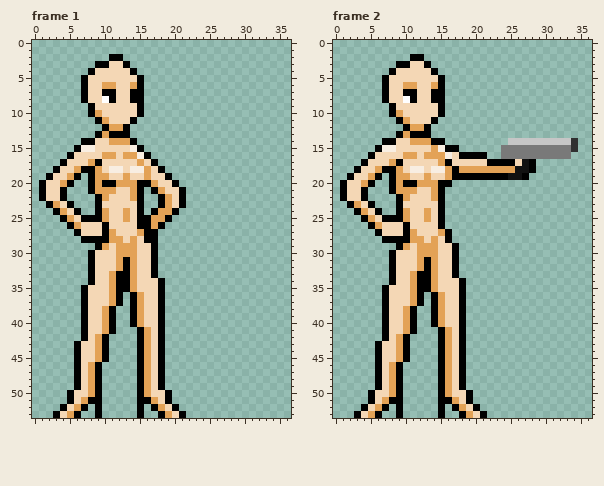
One commit to this pixel-art file: Platformer/Assets/Images/Ase/Heroine.aseprite. Above is the file before it was changed.
54x54 pixels, 34 frames. Shown: frame 1: x 0..36, y 0..53; frame 2: x 0..36, y 0..53. The commit also changed other frames, which this record leaves out.
The same view after the edit:
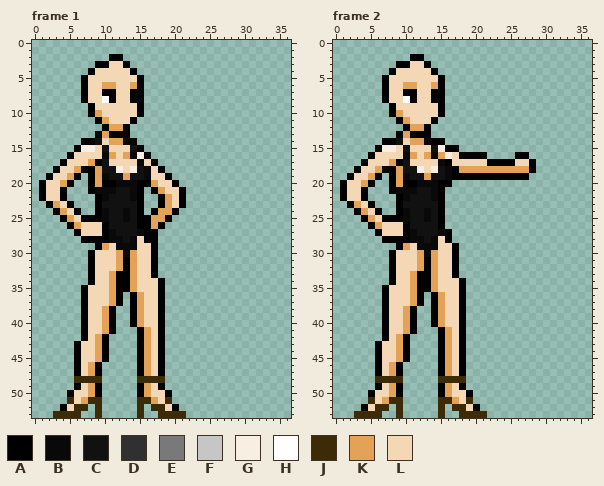
Palette (. is transparent): A #000000  B #090909  C #111111  D #303030  E #797979  F #c6c6c6  G #f8eee2  H #ffffff  J #3d2a06  K #e3a256  L #f4d7b5
Edits made:
layer "Outfits/Swimsuit" added
layer "Weapons/Magnum" now hidden
Frame 1, layer "Outfits/Swimsuit":
The edit turns colour K into colour B in row 14 at x 13; in row 16 at x 10 and 14; in row 17 at x 15; in row 18 at x 16; in row 19 at x 10 and 16; in row 20 at x 12 to 14.
The edit turns colour K into colour B in row 21 at x 9 to 11 and 14; in row 22 at x 10 and 14; in rows 24 to 25 at x 10 and 13; in row 27 at x 11 and 15; in row 28 at x 11 to 12 and 14; in row 29 at x 12 to 14.
The edit turns colour K into colour B in row 30 at x 13.
The edit turns colour G into colour C in row 15 at x 14; in row 18 at x 11 and 15.
The edit turns colour L into colour C in row 14 at x 9; in row 15 at x 10; in rows 17 to 18 at x 10; in row 19 at x 11 to 12 and 14 to 15; in row 21 at x 12 to 13; in row 22 at x 11 to 13.
The edit turns colour L into colour C in row 23 at x 10 to 14; in rows 24 to 25 at x 11 to 12 and 14; in row 26 at x 11 to 14; in row 27 at x 12 to 14; in row 28 at x 13.
The edit turns colour A into colour J in row 48 at x 6, 9, 15 and 18; in row 51 at x 5, 8 to 9, 15 to 16 and 19; in row 52 at x 7, 9, 15 and 17; in row 53 at x 3, 6, 9, 15, 18 and 21.
The edit turns colour K into colour J in row 48 at x 8 and 16; in row 52 at x 6 and 18; in row 53 at x 5 and 19.
The edit turns colour L into colour J in row 48 at x 7 and 17; in row 53 at x 4 and 20.
Frame 2:
The edit turns colour C into colour A in row 19 at x 25 to 26.
The edit turns colour E into colour A in row 16 at x 26 to 27.
The edit turns colour K into colour B in row 14 at x 13; in row 16 at x 10 and 14; in row 17 at x 15; in row 18 at x 16; in row 19 at x 10 and 16; in row 20 at x 12 to 14.
The edit turns colour K into colour B in row 21 at x 9 to 11 and 14; in row 22 at x 10 and 14; in rows 24 to 25 at x 10 and 13; in row 27 at x 11 and 15; in row 28 at x 11 to 12 and 14; in row 29 at x 12 to 14.
The edit turns colour K into colour B in row 30 at x 13.
The edit turns colour G into colour C in row 18 at x 11 and 15.
The edit turns colour K into colour C in row 15 at x 14.
The edit turns colour L into colour C in row 14 at x 9; in row 15 at x 10; in rows 17 to 18 at x 10; in row 19 at x 11 to 12 and 14 to 15; in row 21 at x 12 to 13; in row 22 at x 11 to 13.
The edit turns colour L into colour C in row 23 at x 10 to 14; in rows 24 to 25 at x 11 to 12 and 14; in row 26 at x 11 to 14; in row 27 at x 12 to 14; in row 28 at x 13.
The edit turns colour A into colour J in row 48 at x 6, 9, 15 and 18; in row 51 at x 5, 8 to 9, 15 to 16 and 19; in row 52 at x 7, 9, 15 and 17; in row 53 at x 3, 6, 9, 15, 18 and 21.
The edit turns colour K into colour J in row 48 at x 8 and 16; in row 52 at x 6 and 18; in row 53 at x 5 and 19.
The edit turns colour L into colour J in row 48 at x 7 and 17; in row 53 at x 4 and 20.
The edit turns colour C into colour K in row 18 at x 26 to 27.
The edit turns colour C into colour L in row 17 at x 27.
The author cleared colour D in rows 14 to 15 at x 34.
The author cleared colour E in row 15 at x 24 to 33; in row 16 at x 24 to 25 and 28 to 33.
The author cleared colour F in row 14 at x 25 to 33.
Pixel boxes of the changes (left, top, right, bottom) in both pictures:
changed: (95, 138, 151, 257)
changed: (53, 376, 102, 418)
changed: (137, 376, 186, 418)
changed: (396, 138, 452, 257)
changed: (501, 138, 578, 180)
changed: (354, 376, 403, 418)
changed: (438, 376, 487, 418)
